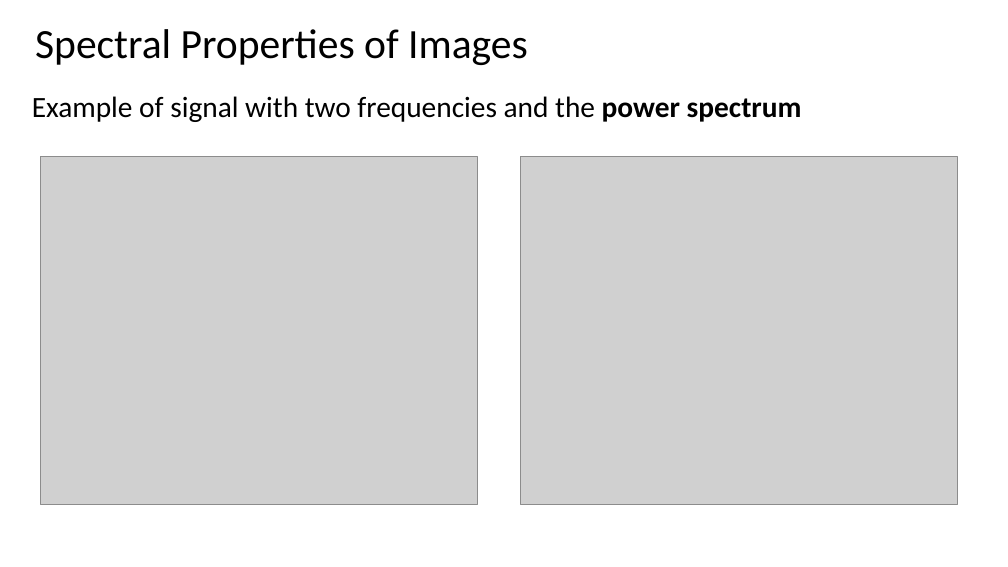
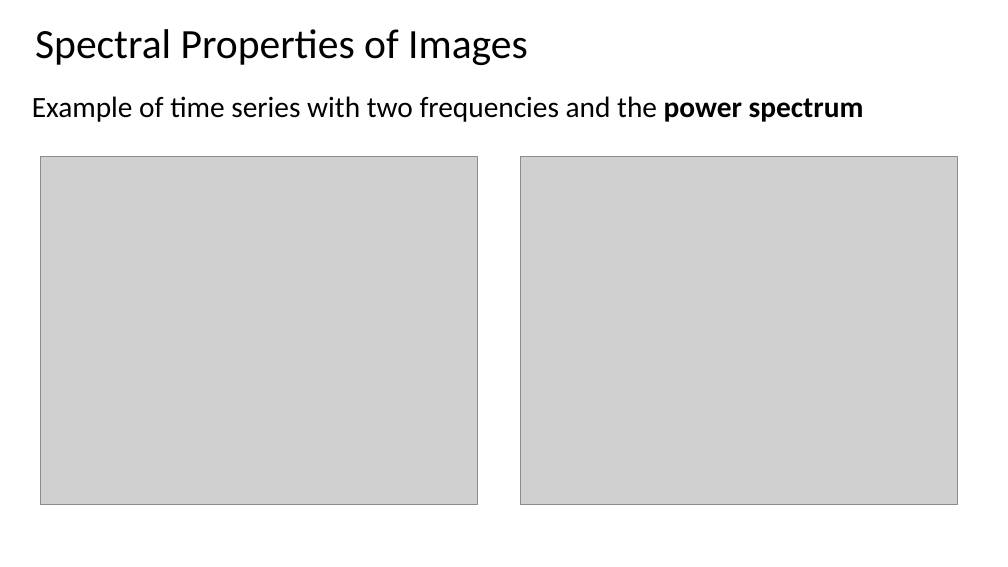
Before and after one commit to StephenElston/CSCI-E-83, a slide deck: slide 8 of LectureSlides/MessyTimeSeries.pptx. Drawn at 1008x567 pixels with LibreOffice and Linux fonts; fonts in the diff are those of the drawing; grey boxes stand for pictures. Boxes give left, top, right and bottom in pixels: in the first picture for what was removed or moved away, otherwise in the second. Text is boxed around its words. In the diff, an @@ line names an element or a change of style, - is before the commit and + after.

```diff
--- a/LectureSlides/MessyTimeSeries.pptx
+++ b/LectureSlides/MessyTimeSeries.pptx
@@ text at bbox=[32, 96, 864, 122]: text changed @@
-Example of signal with two frequencies and the power spectrum
+Example of time series with two frequencies and the power spectrum
```
Also in this commit, not shown: 2 other slides changed, 1 other file.
